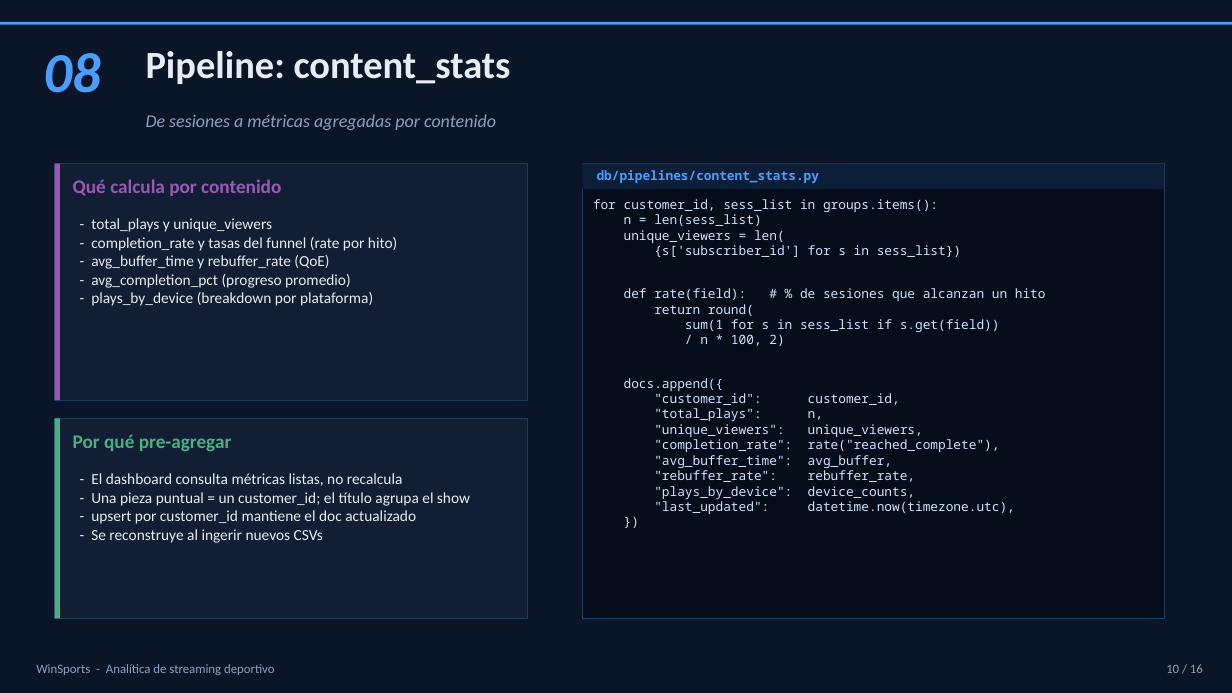
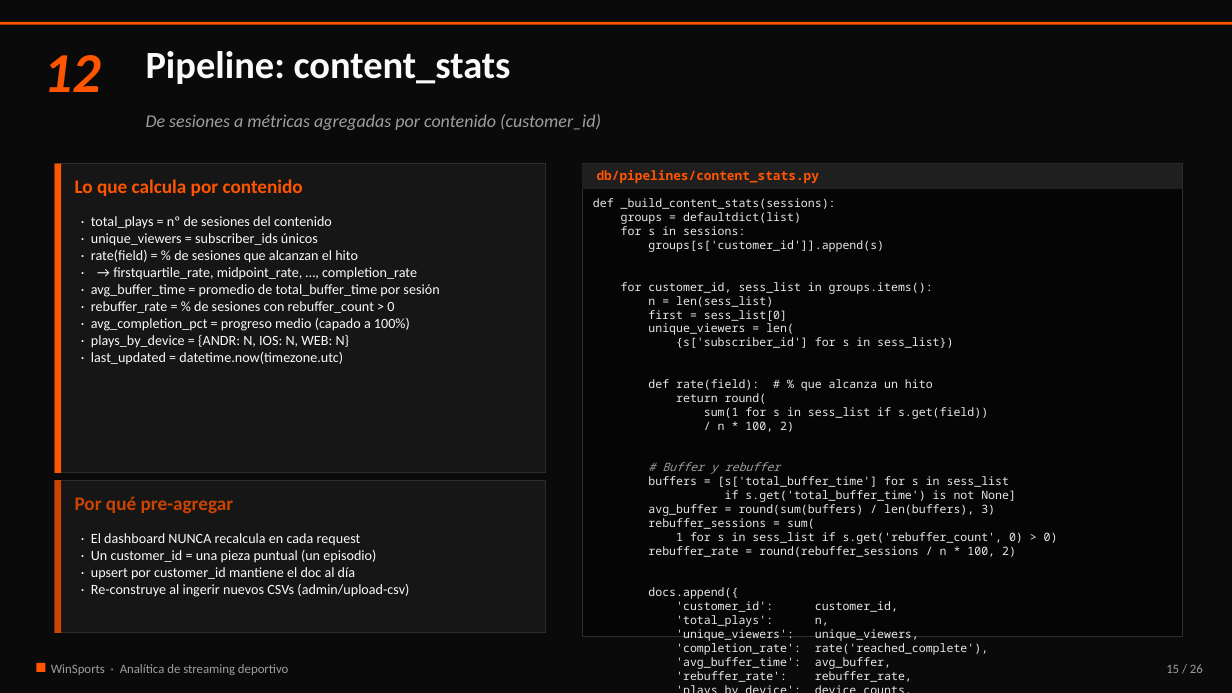
Before and after one commit to Juanjooooooooooo/WinSports, a slide deck: slide 15 of docs/WinSports_Presentacion.pptx (slide 10 before the commit). Drawn at 1232x693 pixels with LibreOffice and Linux fonts; fonts in the diff are those of the drawing. Boxes give left, top, right and bottom in pixels: in the first picture for what was removed or moved away, otherwise in the second. Text is boxed around its words. In the diff, an @@ line names an element or a change of style, - is before the commit and + after.

```diff
--- a/docs/WinSports_Presentacion.pptx
+++ b/docs/WinSports_Presentacion.pptx
@@ rectangle at box(0, 0, 1232, 693): fill #0A1628 to #0A0A0A @@
@@ rectangle at box(0, 22, 1232, 25): fill #4A9EFF to #FF5500 @@
@@ text at box(44, 55, 101, 92): text changed; text colour #4A9EFF to #FF5500 @@
-08
+12
@@ text "Pipeline: content_stats" at box(146, 51, 511, 84): text colour #E8EDF5 to #FAFAFA @@
@@ text at box(146, 114, 601, 130): text changed; text colour #8AA0C0 to #9E9E9E @@
-De sesiones a métricas agregadas por contenido
+De sesiones a métricas agregadas por contenido (customer_id)
@@ rectangle at box(55, 164, 545, 473): fill #111E33 to #161616; outline #1E3A5F 0.75 pt to #2D2D2D 0.75 pt @@
@@ rectangle: place and size @@
-rectangle at box(55, 164, 528, 400)
+rectangle at box(55, 164, 545, 473)
@@ rectangle: place and size @@
-rectangle at box(55, 164, 60, 400)
+rectangle at box(55, 164, 61, 473)
@@ rectangle at box(55, 164, 61, 473): fill #9B59B6 to #FF5500 @@
@@ text at box(75, 179, 303, 196): text changed; text colour #9B59B6 to #FF5500 @@
-Qué calcula por contenido
+Lo que calcula por contenido
@@ rectangle: place and size @@
-rectangle at box(582, 164, 1165, 189)
+rectangle at box(582, 164, 1183, 189)
@@ rectangle at box(582, 164, 1183, 189): fill #0D1E38 to #1F1F1F @@
@@ rectangle: place and size @@
-rectangle at box(582, 164, 1165, 618)
+rectangle at box(582, 164, 1183, 637)
@@ rectangle at box(582, 164, 1183, 637): fill #050C1A to #050505; outline #1E3A5F 0.75 pt to #2D2D2D 0.75 pt @@
@@ text "db/pipelines/content_stats.py" at box(597, 170, 819, 183): text colour #4A9EFF to #FF5500 @@
@@ text at box(593, 198, 884, 252): paragraphs added @@
+def _build_content_stats(sessions):
+groups = defaultdict(list)
+for s in sessions:
+groups[s['customer_id']].append(s)
@@ text at box(91, 216, 439, 365): text changed; size 12 to 11 pt; text colour #E8EDF5 to #FAFAFA @@
-- total_plays y unique_viewers
-- completion_rate y tasas del funnel (rate por hito)
-- avg_buffer_time y rebuffer_rate (QoE)
-- avg_completion_pct (progreso promedio)
-- plays_by_device (breakdown por plataforma)
+· total_plays = nº de sesiones del contenido
+· unique_viewers = subscriber_ids únicos
+· rate(field) = % de sesiones que alcanzan el hito
+· → firstquartile_rate, midpoint_rate, …, completion_rate
+· avg_buffer_time = promedio de total_buffer_time por sesión
+· rebuffer_rate = % de sesiones con rebuffer_count > 0
+· avg_completion_pct = progreso medio (capado a 100%)
+· plays_by_device = {ANDR: N, IOS: N, WEB: N}
+· last_updated = datetime.now(timezone.utc)
@@ text at box(621, 282, 988, 599): size 10 to 9 pt, text colour #CFE3FF to #E8E8E8 in "for customer_id, sess_list in groups.items():", "n = len(sess_list)", "unique_viewers = len(", "{s['subscriber_id'] for s in sess_list})" and 5 more places @@
@@ text at box(648, 310, 787, 321): paragraph added @@
+first = sess_list[0]
@@ text at box(648, 379, 933, 391): text changed; size 10 to 9 pt; text colour #CFE3FF to #E8E8E8 @@
-def rate(field): # % de sesiones que alcanzan un hito
+def rate(field): # % que alcanza un hito
@@ text at box(648, 462, 1058, 557): paragraphs added @@
+# Buffer y rebuffer
+buffers = [s['total_buffer_time'] for s in sess_list
+if s.get('total_buffer_time') is not None]
+avg_buffer = round(sum(buffers) / len(buffers), 3)
+rebuffer_sessions = sum(
+1 for s in sess_list if s.get('rebuffer_count', 0) > 0)
+rebuffer_rate = round(rebuffer_sessions / n * 100, 2)
@@ rectangle: place and size @@
-rectangle at box(55, 419, 528, 619)
+rectangle at box(55, 481, 545, 633)
@@ rectangle at box(55, 481, 545, 633): fill #111E33 to #161616; outline #1E3A5F 0.75 pt to #2D2D2D 0.75 pt @@
@@ rectangle: place and size @@
-rectangle at box(55, 419, 60, 619)
+rectangle at box(55, 481, 61, 633)
@@ rectangle at box(55, 481, 61, 633): fill #4CAF82 to #CC4400 @@
@@ text "Por qué pre-agregar": place and size @@
-text "Por qué pre-agregar" at box(73, 434, 232, 451)
+text "Por qué pre-agregar" at box(75, 496, 234, 514)
@@ text "Por qué pre-agregar" at box(75, 496, 234, 514): text colour #4CAF82 to #CC4400 @@
@@ text at box(91, 533, 409, 597): text changed; size 12 to 11 pt; text colour #E8EDF5 to #FAFAFA @@
-- El dashboard consulta métricas listas, no recalcula
-- Una pieza puntual = un customer_id; el título agrupa el show
-- upsert por customer_id mantiene el doc actualizado
-- Se reconstruye al ingerir nuevos CSVs
+· El dashboard NUNCA recalcula en cada request
+· Un customer_id = una pieza puntual (un episodio)
+· upsert por customer_id mantiene el doc al día
+· Re-construye al ingerir nuevos CSVs (admin/upload-csv)
@@ text at box(676, 601, 919, 641): text changed; size 10 to 9 pt; text colour #CFE3FF to #E8E8E8 @@
-"customer_id": customer_id,
-"total_plays": n,
-"unique_viewers": unique_viewers,
-"completion_rate": rate("reached_complete"),
-"avg_buffer_time": avg_buffer,
-"rebuffer_rate": rebuffer_rate,
-"plays_by_device": device_counts,
-"last_updated": datetime.now(timezone.utc),
+'customer_id': customer_id,
+'total_plays': n,
+'unique_viewers': unique_viewers,
+'completion_rate': rate('reached_complete'),
+'avg_buffer_time': avg_buffer,
+'rebuffer_rate': rebuffer_rate,
+'plays_by_device': device_counts,
+'last_updated': datetime.now(timezone.utc),
@@ rectangle added at box(36, 663, 45, 672), fill #FF5500 @@
@@ text at box(51, 664, 289, 675): text changed; text colour #8AA0C0 to #9E9E9E @@
-WinSports - Analítica de streaming deportivo
+WinSports · Analítica de streaming deportivo
@@ text at box(1166, 664, 1203, 673): text changed; text colour #8AA0C0 to #9E9E9E @@
-10 / 16
+15 / 26
```
Also in this commit, not shown: 10 other slides changed, 15 slides added, 5 slides removed, 6 other files.
